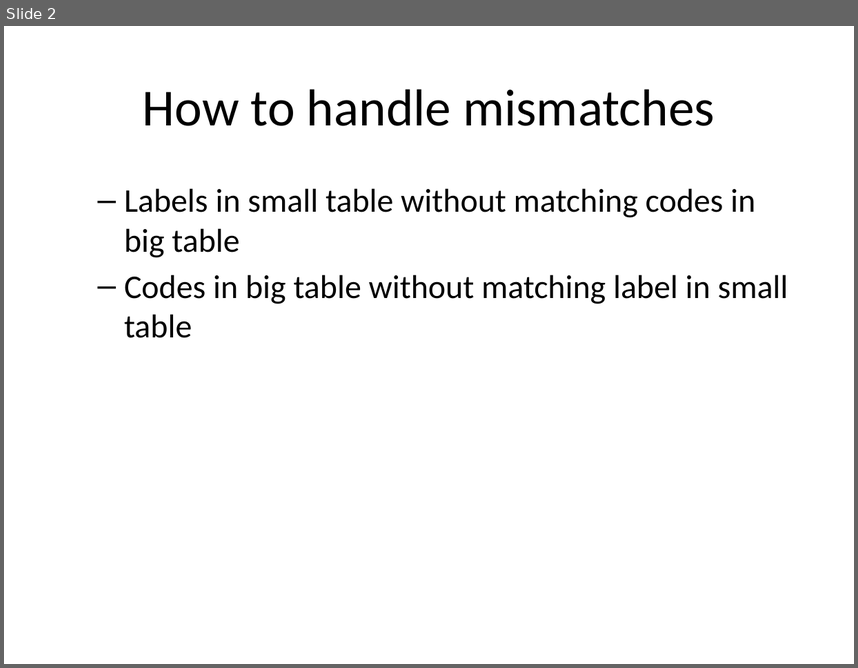
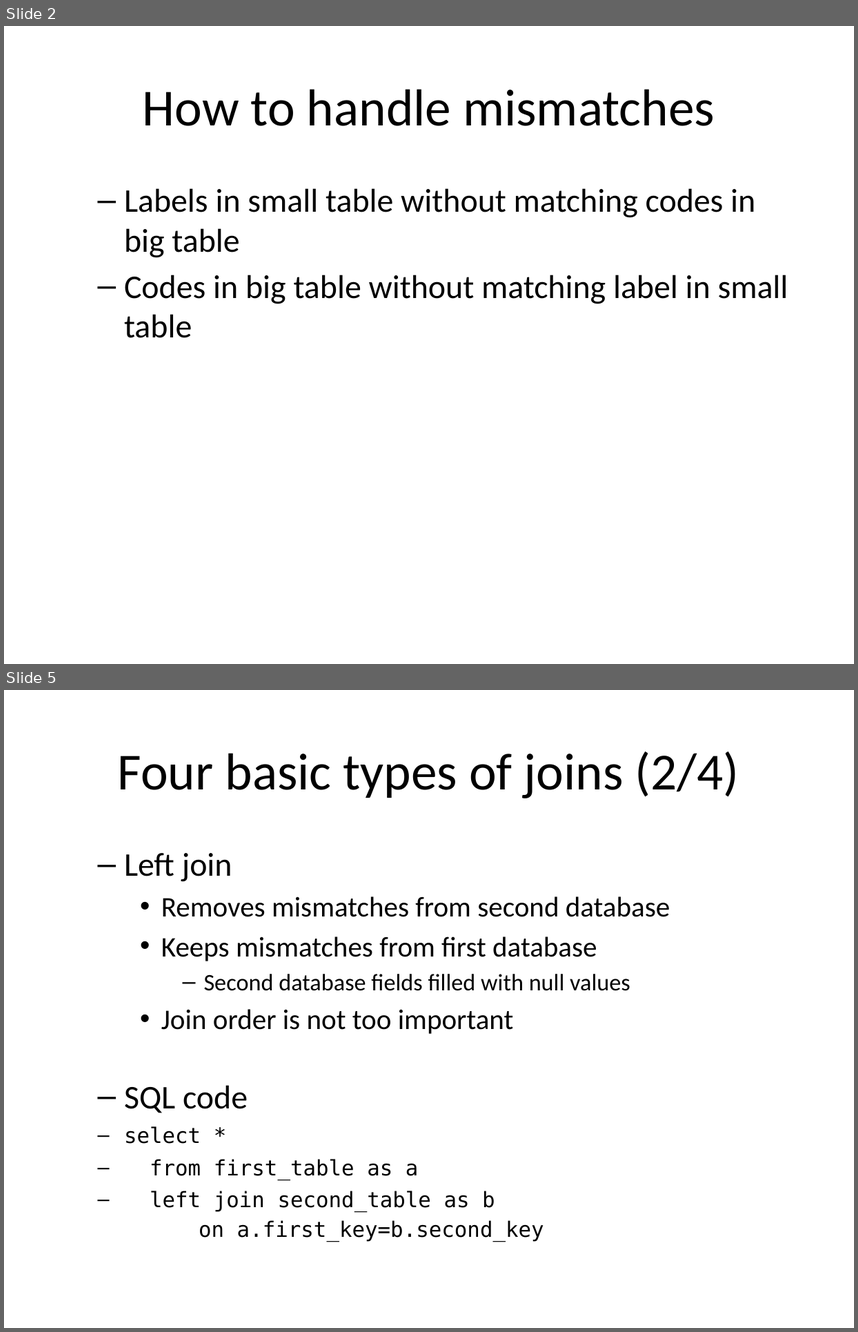
Before and after one commit to pmean/introduction-to-sql, a slide deck: src/mismatches.pptx. Shown one above the other, each under a label of ours: slide 2 before the commit, slides 2 and 5 after it; the slides between them are not shown. The pictures are 858x668 and 858x1332 pixels, drawn with LibreOffice and Linux fonts; fonts in the diff are those of the drawing. Boxes give left, top, right and bottom in pixels: in the first picture for what was removed or moved away, otherwise in the second. Text is boxed around its words. In the diff, an @@ line names an element or a change of style, - is before the commit and + after.

Commit message:
Simple join examples in mismatches.Rmd

```diff
--- a/src/mismatches.pptx
+++ b/src/mismatches.pptx
@@ slide 5 added at (x1=4, y1=690, x2=854, y2=1328), background #FFFFFF @@
@@ title added at (x1=118, y1=751, x2=740, y2=798), 44 pt, text #000000 @@
+Four basic types of joins (2/4)
@@ text added at (x1=124, y1=853, x2=670, y2=1241), 24 pt, text #000000 @@
+  – Left join
+    • Removes mismatches from second database
+    • Keeps mismatches from first database
+      – Second database fields filled with null values
+    • Join order is not too important
+  – SQL code
+select *
+from first_table as a
+left join second_table as b
+on a.first_key=b.second_key
```
Also in this commit, not shown: 3 slides changed, 10 other slides added, 1 slide removed, 8 other files.
